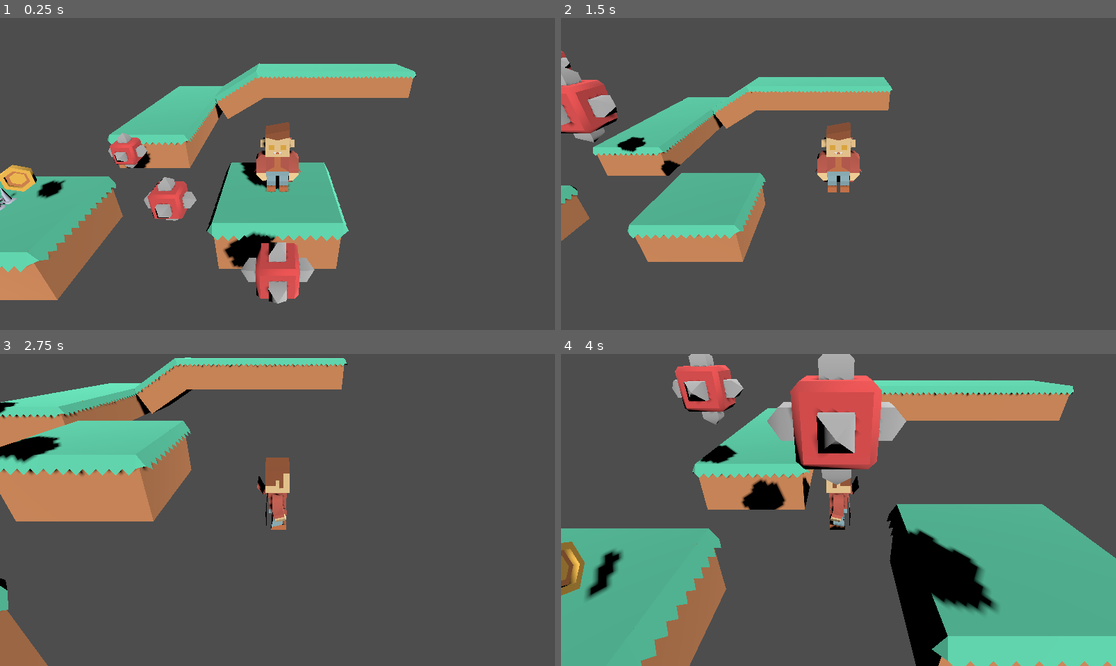
Above: before the commit, frames 1-4 (two rows, left to right).
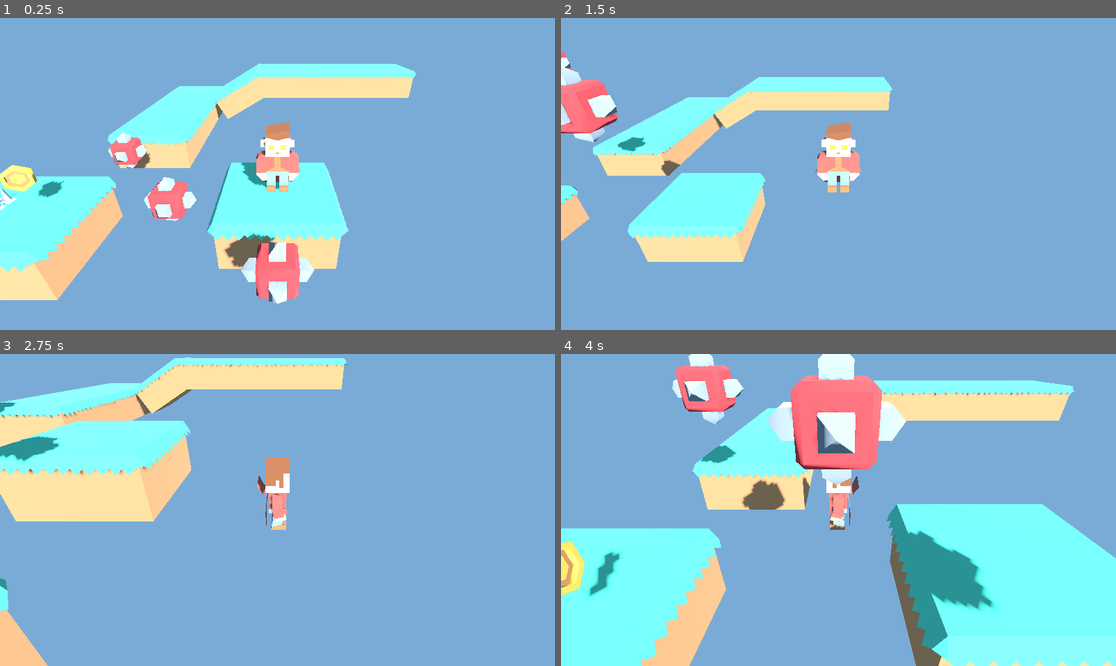
Above: after the commit, the same moments.

Repository: coruja182/godotplatformer3d
Game: Godot game, scene res://scenes/levels/level1.tscn
Same seed, same stepped clock (60 frames per second), same inputs: the game is played once before the commit and once after it.
Inputs:
- Up to frame 1 (0.25 s): no input
- Up to frame 2 (1.5 s): hold D (move_right) 0.53-1.28 s; tap Space (jump) at 0.77 s; hold S (move_backward) from 1.28 s (still down)
- Up to frame 3 (2.75 s): tap Space (jump) at 1.52 s; release S (move_backward) at 2.03 s; hold D (move_right) from 2.03 s (still down)
- Up to frame 4 (4 s): release D (move_right) at 2.78 s; hold W (move_forward) 2.78-3.53 s; tap Space (jump) at 3.02, 3.77 s; hold A (move_left) from 3.53 s (still down)

The runs differ from the first frame. In frame 1, 100% of the frame differs, in the area x 0-100%, y 0-100%; in frame 2, 100%; in frame 3, 100%; in frame 4, 100%.

Commit message:
chore: added world environment

Diff:
--- a/scenes/levels/level1.tscn
+++ b/scenes/levels/level1.tscn
@@ -10,6 +10,10 @@
 [sub_resource type="CapsuleShape3D" id="CapsuleShape3D_xm3rs"]
 radius = 0.3
 height = 1.2
+
+[sub_resource type="Environment" id="Environment_yse03"]
+background_mode = 1
+background_color = Color(0.4788, 0.67144, 0.84, 1)
 
 [node name="Main" type="Node3D"]
 
@@ -85,3 +89,6 @@
 
 [node name="Coin" parent="." instance=ExtResource("6_wdk87")]
 transform = Transform3D(1, 0, 0, 0, 1, 0, 0, 0, 1, -3.73768, 0.499711, 0.842271)
+
+[node name="WorldEnvironment" type="WorldEnvironment" parent="."]
+environment = SubResource("Environment_yse03")
Not shown: 1 places in scenes/levels/level1.tscn that only renumber resources
